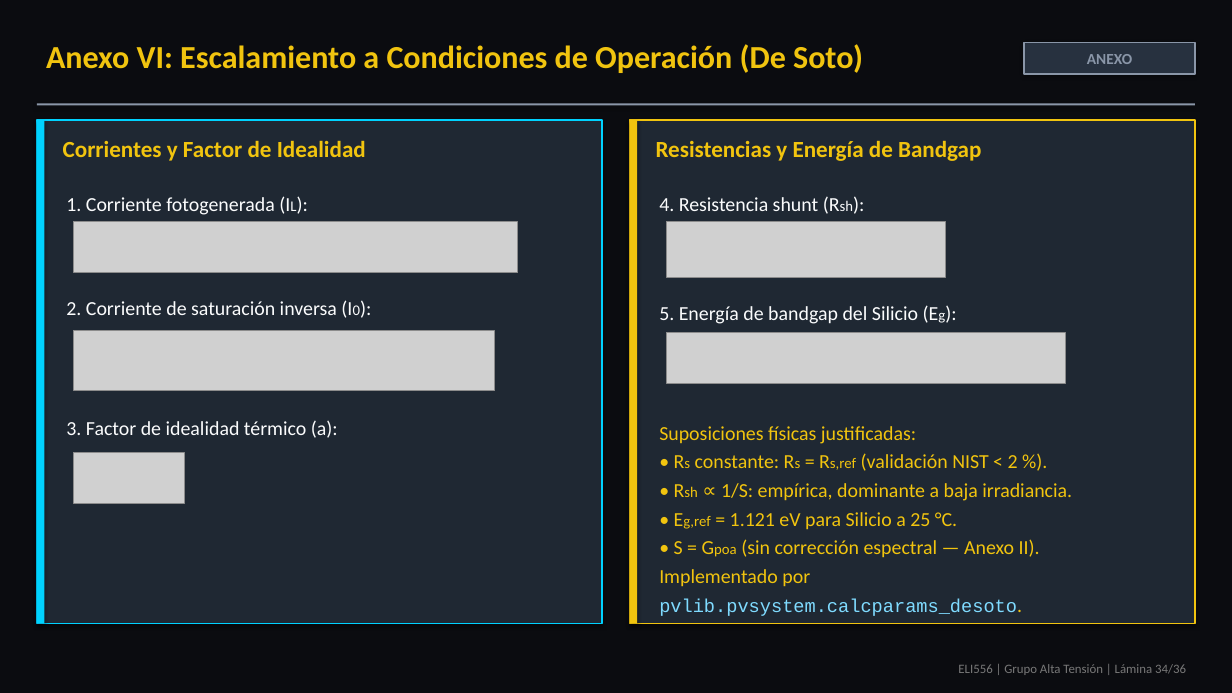
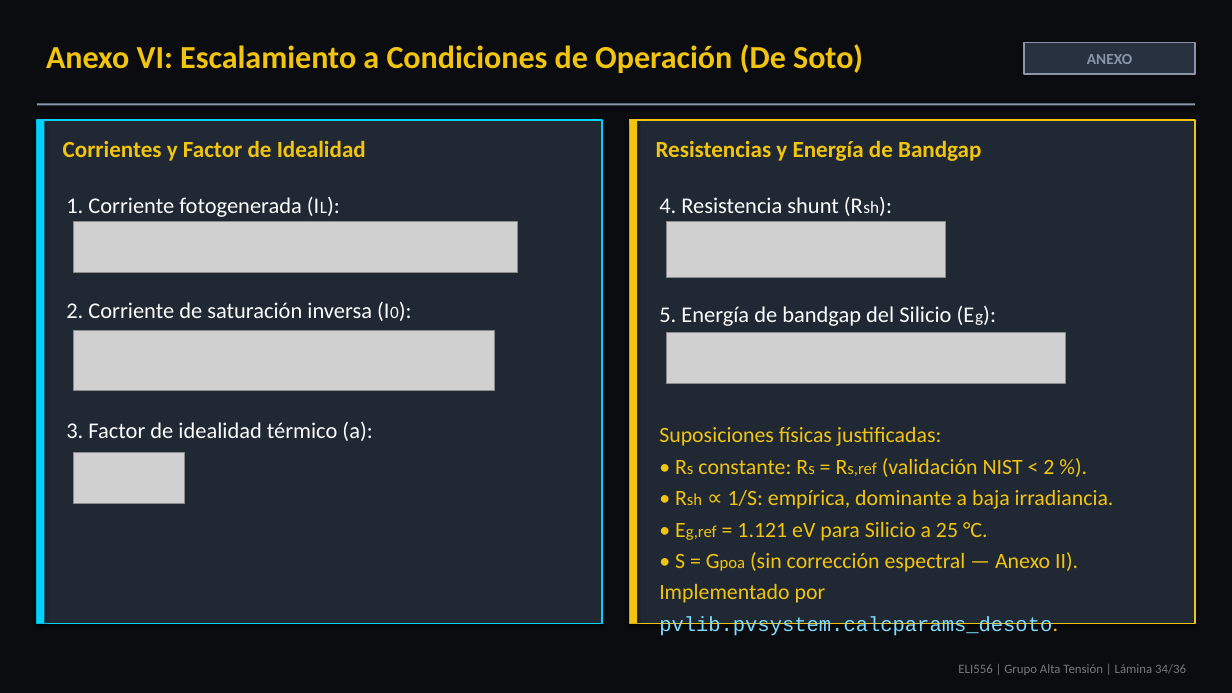
Before and after one commit to theChosen16/t2-paneles, a slide deck: slide 34 of output/Presentacion_Final_ELI556_Atacama_POA_Tarea2_revisado.pptx. Drawn at 1232x693 pixels with LibreOffice and Linux fonts; fonts in the diff are those of the drawing; grey boxes stand for pictures. Boxes give left, top, right and bottom in pixels: in the first picture for what was removed or moved away, otherwise in the second. Text is boxed around its words. In the diff, an @@ line names an element or a change of style, - is before the commit and + after.

Commit message:
style: optimize presentation font sizes, diagram box layouts, and crop circuit equivalent diagram

```diff
--- a/output/Presentacion_Final_ELI556_Atacama_POA_Tarea2_revisado.pptx
+++ b/output/Presentacion_Final_ELI556_Atacama_POA_Tarea2_revisado.pptx
@@ text "1. Corriente fotogenerada (IL):" at (66, 197, 302, 217): size 15.5 to 17.5 pt; size 11.5 to 13.5 pt in "(IL):" @@
@@ text "4. Resistencia shunt (Rsh):" at (659, 197, 838, 213): size 15.5 to 17.5 pt; size 11.5 to 13.5 pt in "(Rsh):" @@
@@ text "2. Corriente de saturación inversa ..." at (66, 302, 372, 318): size 15.5 to 17.5 pt; size 11.5 to 13.5 pt in "(I0):" @@
@@ text "5. Energía de bandgap del ..." at (659, 306, 951, 326): size 15.5 to 17.5 pt; size 11.5 to 13.5 pt in "(Eg):" @@
@@ text "3. Factor de idealidad térmico ..." at (66, 422, 372, 441): size 15.5 to 17.5 pt @@
@@ text "Suposiciones físicas justificadas:" at (659, 427, 1114, 635): size 15.5 to 17 pt in "Suposiciones físicas justificadas:", "• Rs constante: Rs = Rs,ref (validación ...", "• Rsh ∝ 1/S: empírica, dominante a ...", "• Eg,ref = 1.121 eV para Silicio ..." and 2 more places; size 11.5 to 13 pt in "Rs Rs Rs,ref", "Rsh", "Eg,ref", "Gpoa"; size 14.5 to 16 pt in "pvlib.pvsystem.calcparams_desoto." @@
```
Also in this commit, not shown: 31 other slides changed, 10 other files.
